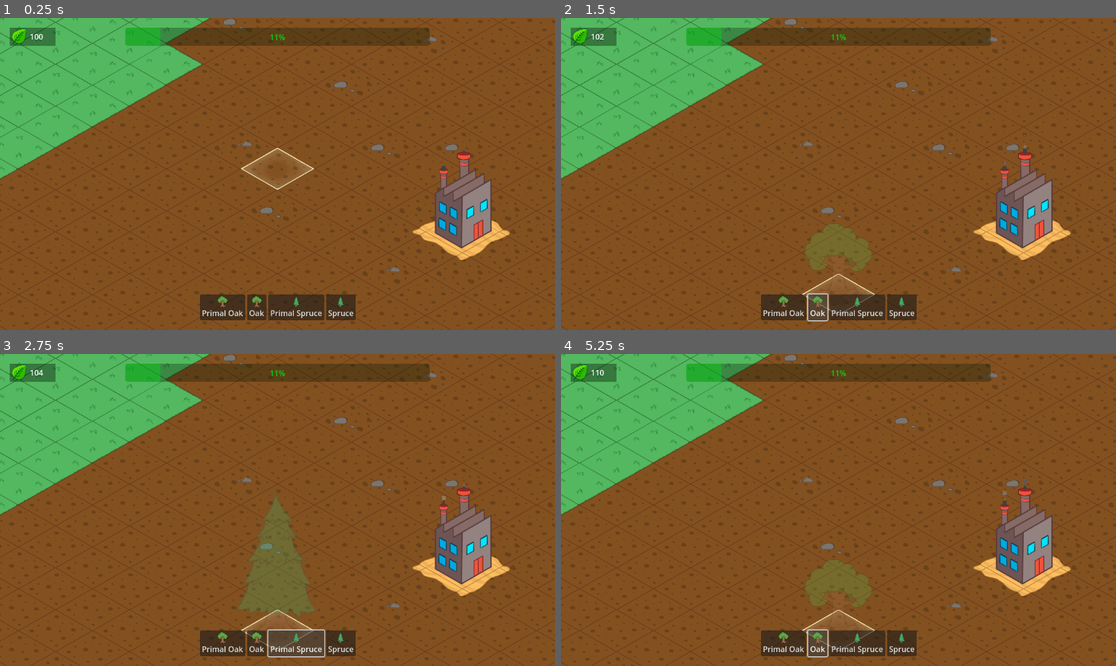
Above: before the commit, frames 1-4 (two rows, left to right).
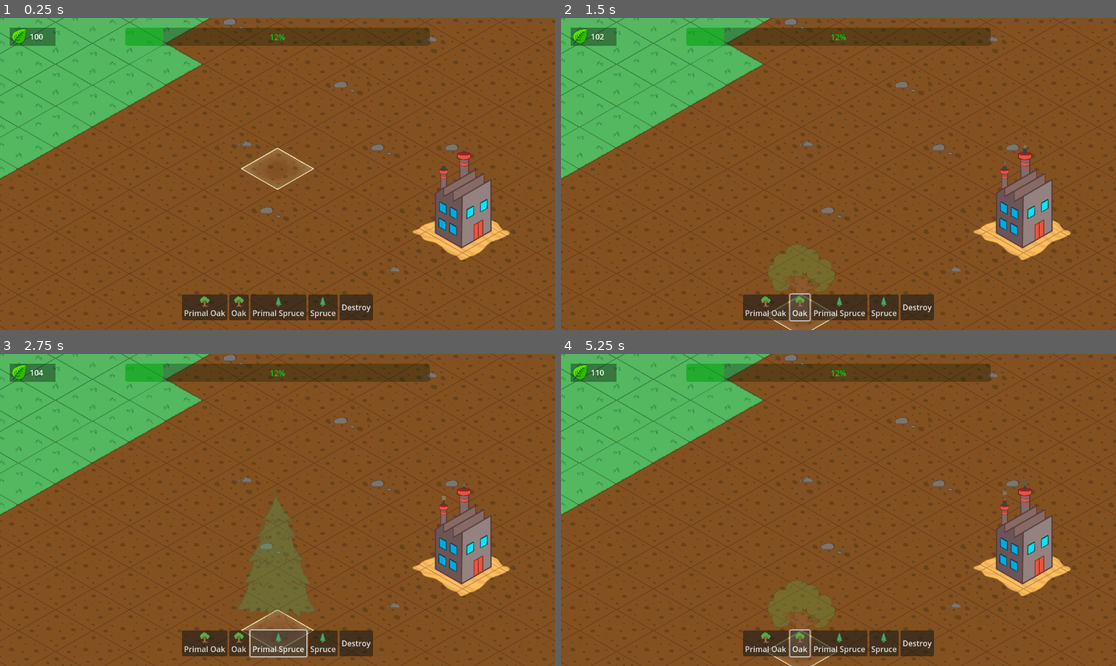
Above: after the commit, the same moments.

Repository: Zofia-Szybalska/Forestio
Game: Godot game, scene res://scenes/levels/level.tscn
Same seed, same stepped clock (60 frames per second), same inputs: the game is played once before the commit and once after it.
Inputs (mouse positions are in pixels of both pictures, inside the frame that each line leads up to):
- Up to frame 1 (0.25 s): no input
- Up to frame 2 (1.5 s): click "Primal Oak" at 0.5 s; click "Oak" at 1.25 s
- Up to frame 3 (2.75 s): click "Primal Spruce" at 2 s
- Up to frame 4 (5.25 s): click "Spruce" at 2.75 s; click (916, 644) at 3.5 s, where only the run after the commit has a clickable "Destroy"; click "Primal Oak" at 4.25 s; click "Oak" at 5 s

The runs differ from the first frame. In frame 1, 1.3% of the frame differs, in the area x 28-68%, y 3-97%; in frame 2, 3.5%, in the area x 28-68%, y 3-100%; in frame 3, 1.4%; in frame 4, 3.5%.

Commit message:
Added the possibility to destruct buildings

Diff:
--- a/scenes/UI/level_ui.tscn
+++ b/scenes/UI/level_ui.tscn
@@ -7,7 +7,7 @@
 
 [sub_resource type="Theme" id="Theme_iydsi"]
 
-[node name="CanvasLayer" type="CanvasLayer"]
+[node name="LevelUI" type="CanvasLayer"]
 script = ExtResource("1_mu2s0")
 
 [node name="ProgressBar" type="ProgressBar" parent="."]
@@ -109,7 +109,12 @@
 vertical_icon_alignment = 0
 expand_icon = true
 
+[node name="DestroyButton" type="Button" parent="PanelContainer/HBoxContainer"]
+layout_mode = 2
+text = "Destroy"
+
 [connection signal="pressed" from="PanelContainer/HBoxContainer/PrimalOakButton" to="." method="_on_primal_oak_button_pressed"]
 [connection signal="pressed" from="PanelContainer/HBoxContainer/OakButton" to="." method="_on_oak_button_pressed"]
 [connection signal="pressed" from="PanelContainer/HBoxContainer/PrimalSpruceButton" to="." method="_on_primal_spruce_button_pressed"]
 [connection signal="pressed" from="PanelContainer/HBoxContainer/SpruceButton" to="." method="_on_spruce_button_pressed"]
+[connection signal="pressed" from="PanelContainer/HBoxContainer/DestroyButton" to="." method="_on_destroy_button_pressed"]
--- a/scenes/levels/level.tscn
+++ b/scenes/levels/level.tscn
@@ -24,4 +24,5 @@
 visible = false
 
 [connection signal="chosen_tree_changed" from="UI/LevelUI" to="." method="_on_level_ui_chosen_tree_changed"]
+[connection signal="destroy_mode_changed" from="UI/LevelUI" to="." method="_on_level_ui_destroy_mode_changed"]
 [connection signal="level_restarted" from="UI/LevelEnded" to="." method="_on_level_ended_level_restarted"]
--- a/scripts/level.gd
+++ b/scripts/level.gd
@@ -9,12 +9,13 @@
 var oak_cost = 10
 var spruce_cost = 10
 var mouse_pos
+var destroy_mode_active = false
 
 @export var starting_currency: int = 100
 @export var currency_max: int = 500
 
 @onready var world_auto_tile_map = $WorldAutoTileMap
-@onready var tiles = world_auto_tile_map.get_used_cells(0).size()
+@onready var avaliable_tiles = world_auto_tile_map.get_used_cells(0).size() -  world_auto_tile_map.get_used_cells(world_auto_tile_map.water_layer).size()
 @onready var grass_tiles = world_auto_tile_map.get_used_cells(2).size()
 
 
@@ -31,7 +32,7 @@
 
 func _on_grass_tiles_changed(tiles_count):
 	grass_tiles = tiles_count
-	var value: float = (grass_tiles * 100) / tiles
+	var value: float = (grass_tiles * 100) / avaliable_tiles
 	$UI/LevelUI.change_progress_bar_value(value)
 	if value >= 95:
 		show_level_ended("Nature has won!")
@@ -42,9 +43,11 @@
 	mouse_pos = get_global_mouse_position()
 
 func _unhandled_input(event):
-	if event.is_action_pressed("left_click") and tree_chosen:
+	if event.is_action_pressed("left_click") and tree_chosen and not destroy_mode_active:
 		if world_auto_tile_map.can_place_tree(mouse_pos):
 			place_tree(mouse_pos)
+	elif event.is_action_pressed("left_click") and destroy_mode_active:
+		world_auto_tile_map.try_to_destroy_tree(mouse_pos)
 
 func _on_currency_changed(amount):
 	currency += amount
@@ -93,3 +96,7 @@
 
 func _on_level_ended_level_restarted():
 	get_tree().reload_scene()
+
+func _on_level_ui_destroy_mode_changed(value):
+	destroy_mode_active = value
+	world_auto_tile_map.destroy_mode_active = value
--- a/scripts/level_ui.gd
+++ b/scripts/level_ui.gd
@@ -1,14 +1,22 @@
 extends CanvasLayer
 
 enum TreesTypes {OAK, PRIMAL_OAK, SPRUCE, PRIMAL_SPRUCE}
+
+var cross = load("res://assets/CrossCursor.png")
+
 signal chosen_tree_changed
+signal destroy_mode_changed
+
+
 func _process(_delta):
 	if Input.is_action_just_pressed("ui_cancel"):
 		chosen_tree_changed.emit(null)
+		deactivate_destroy()
 		$PanelContainer/HBoxContainer/PrimalOakButton.release_focus()
 		$PanelContainer/HBoxContainer/OakButton.release_focus()
 		$PanelContainer/HBoxContainer/SpruceButton.release_focus()
 		$PanelContainer/HBoxContainer/PrimalSpruceButton.release_focus()
+		$PanelContainer/HBoxContainer/DestroyButton.release_focus()
 
 func change_progress_bar_value(value):
 	$ProgressBar.value = value
@@ -19,15 +27,27 @@
 
 func _on_primal_oak_button_pressed():
 	chosen_tree_changed.emit(TreesTypes.PRIMAL_OAK)
+	deactivate_destroy()
 
 
 func _on_oak_button_pressed():
 	chosen_tree_changed.emit(TreesTypes.OAK)
+	deactivate_destroy()
 
 
 func _on_spruce_button_pressed():
 	chosen_tree_changed.emit(TreesTypes.SPRUCE)
+	deactivate_destroy()
 
 
 func _on_primal_spruce_button_pressed():
 	chosen_tree_changed.emit(TreesTypes.PRIMAL_SPRUCE)
+	deactivate_destroy()
+
+func deactivate_destroy():
+	destroy_mode_changed.emit(false)
+	Input.set_custom_mouse_cursor(null)
+
+func _on_destroy_button_pressed():
+	Input.set_custom_mouse_cursor(cross, Input.CURSOR_ARROW, Vector2(16,16))
+	destroy_mode_changed.emit(true)
--- a/scripts/tree.gd
+++ b/scripts/tree.gd
@@ -21,7 +21,6 @@
 func _on_currency_timer_timeout():
 	generated_currency.emit(currency_per_second)
 
-
 func _on_growth_timer_timeout():
 	if growth_state < 4:
 		growth_state += 1
--- a/scripts/world_auto_tile_map.gd
+++ b/scripts/world_auto_tile_map.gd
@@ -21,6 +21,7 @@
 enum TreesTypes {OAK, PRIMAL_OAK, SPRUCE, PRIMAL_SPRUCE}
 var firt_tree = true
 var building_preview: Sprite2D
+var destroy_mode_active = false
 
 signal currency_changed
 signal grass_tiles_changed
@@ -108,7 +109,7 @@
 		building_preview.position.y -= 233
 	else:
 		building_preview.position.y -= 128
-	if not can_place_tree(mouse_pos):
+	if not can_place_tree(mouse_pos) or destroy_mode_active:
 		building_preview.visible = false
 	else:
 		building_preview.visible = true
@@ -229,3 +230,11 @@
 func remove_tiles(layer, tiles):
 	for tile in tiles:
 		erase_cell(layer, tile)
+
+func try_to_destroy_tree(mouse_pos):
+	var tile = local_to_map(mouse_pos)
+	if trees.has(tile):
+		var tree = trees[tile]
+		trees.erase(tile)
+		currency_changed.emit(tree.currency_cost/2)
+		tree.queue_free()
Binary file added: assets/CrossCursor.png
Not shown, added: assets/CrossCursor.png.import
Not shown, removed: assets/NatureIcon.png~
